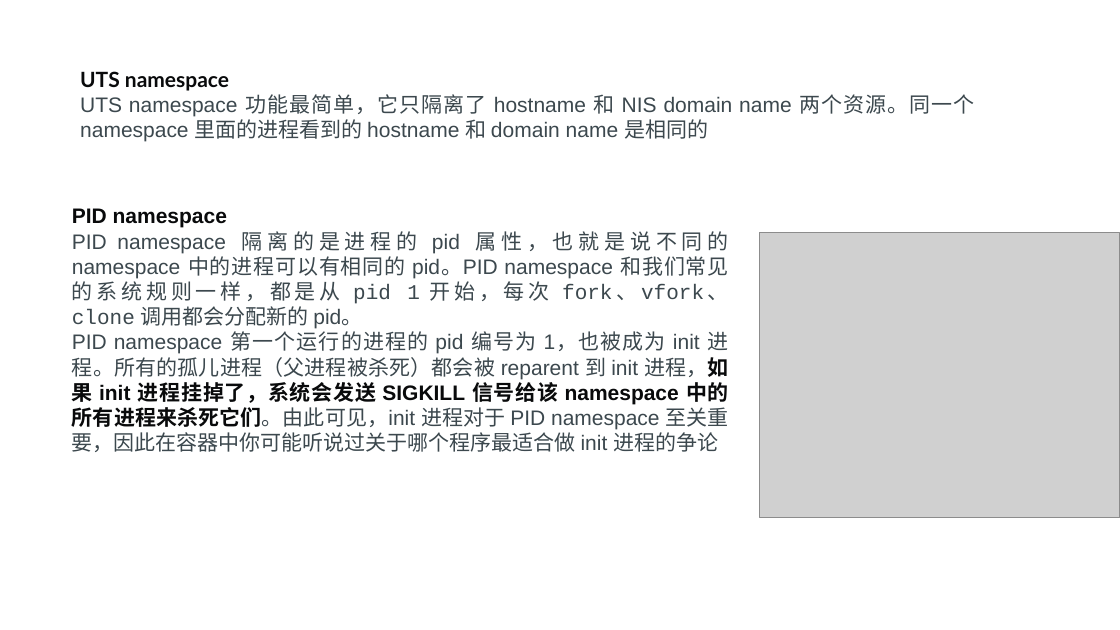
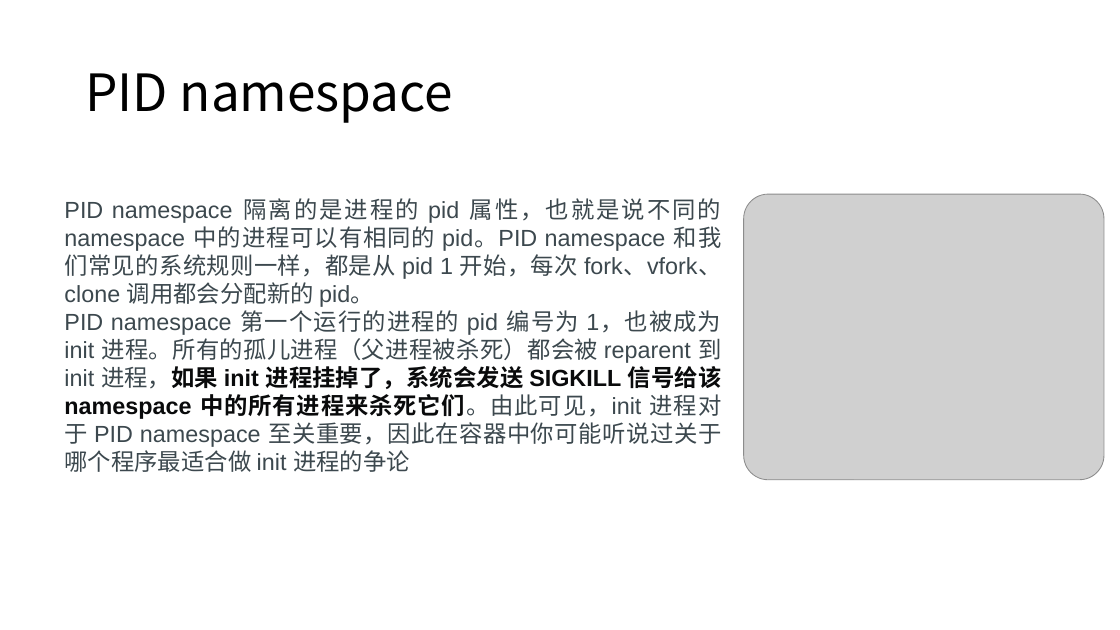
Before and after one commit to axzxs2001/Asp.NetCoreExperiment, a slide deck: slide 8 of Asp.NetCoreExperiment/kubernetes/kubernetes.pptx (slide 6 before the commit). Drawn at 1120x630 pixels with LibreOffice and Linux fonts; fonts in the diff are those of the drawing; grey boxes stand for pictures; background and template pictures are left out. Boxes give left, top, right and bottom in pixels: in the first picture for what was removed or moved away, otherwise in the second. Text is boxed around its words. In the diff, an @@ line names an element or a change of style, - is before the commit and + after.

```diff
--- a/Asp.NetCoreExperiment/kubernetes/kubernetes.pptx
+++ b/Asp.NetCoreExperiment/kubernetes/kubernetes.pptx
@@ text removed at (80, 71, 975, 142) @@
-UTS namespace
-UTS namespace 功能最简单，它只隔离了 hostname 和 NIS domain name 两个资源。同一个 namespace 里面的进程看到的 hostname 和 domain name 是相同的
@@ title added at (85, 73, 453, 123), 44 pt, text #000000 @@
+PID namespace
@@ text "PID namespace 隔离的是进程的 pid 属性，也就是说不同的 ...": place and size @@
-text "PID namespace 隔离的是进程的 pid 属性，也就是说不同的 ..." at (72, 208, 729, 452)
+text "PID namespace 隔离的是进程的 pid 属性，也就是说不同的 ..." at (64, 198, 722, 472)
@@ text "PID namespace 隔离的是进程的 pid 属性，也就是说不同的 ..." at (64, 198, 722, 472): size 18 to 20 pt; font Courier New to Arial in "pid 1 fork、vfork、clone" @@
@@ text at (72, 208, 227, 228): paragraph removed @@
-PID namespace
@@ picture: place and size @@
-picture at (760, 233, 1120, 518)
+picture at (744, 194, 1104, 480)
```
Also in this commit, not shown: 12 other slides changed, 4 slides added, 1 slide removed.
